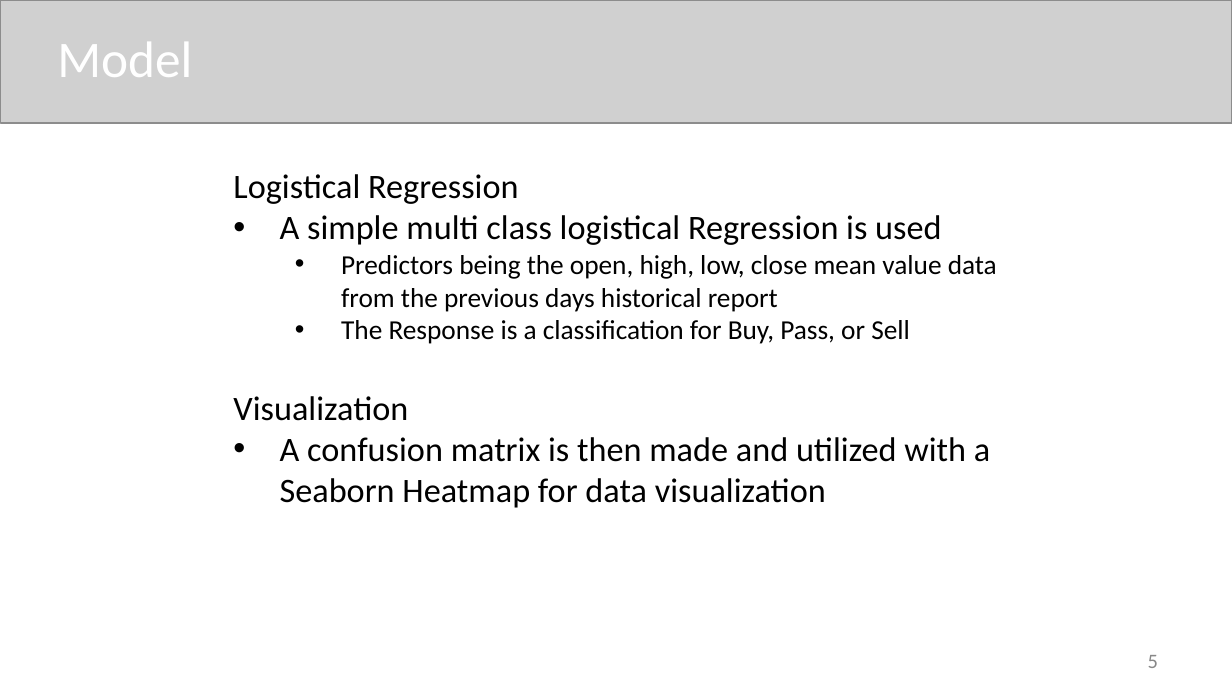
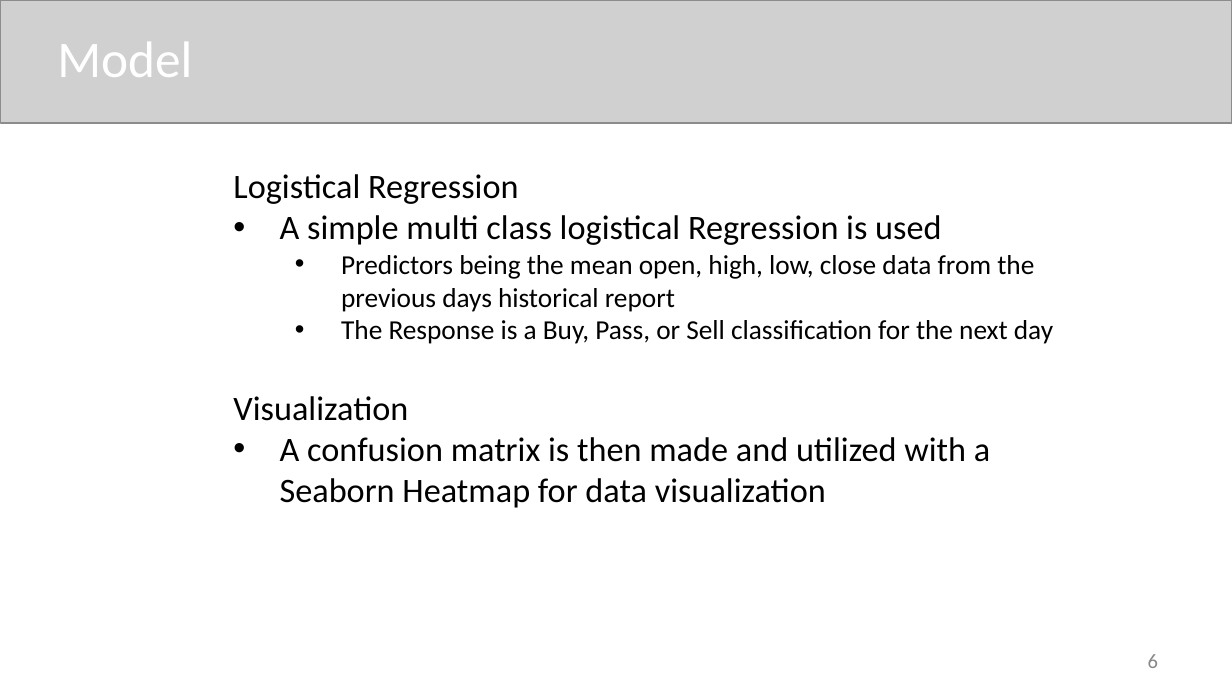
Before and after one commit to Calandra-a/S-P500-Daily-analysis, a slide deck: slide 6 of Anthony_Calandra_Term_Project.pptx (slide 5 before the commit). Drawn at 1232x693 pixels with LibreOffice and Linux fonts; fonts in the diff are those of the drawing; grey boxes stand for pictures. Boxes give left, top, right and bottom in pixels: in the first picture for what was removed or moved away, otherwise in the second. Text is boxed around its words. In the diff, an @@ line names an element or a change of style, - is before the commit and + after.

```diff
--- a/Anthony_Calandra_Term_Project.pptx
+++ b/Anthony_Calandra_Term_Project.pptx
@@ subtitle at (x1=341, y1=255, x2=1053, y2=344): text changed @@
-      • Predictors being the open, high, low, close mean value data from the previous days historical report
-      • The Response is a classification for Buy, Pass, or Sell
+      • Predictors being the mean open, high, low, close data from the previous days historical report
+      • The Response is a Buy, Pass, or Sell classification for the next day
@@ page number at (x1=1148, y1=654, x2=1158, y2=668): text changed @@
-5
+6
```
Also in this commit, not shown: 1 other slide changed, 3 slides added, 1 slide removed, 1 other file.
